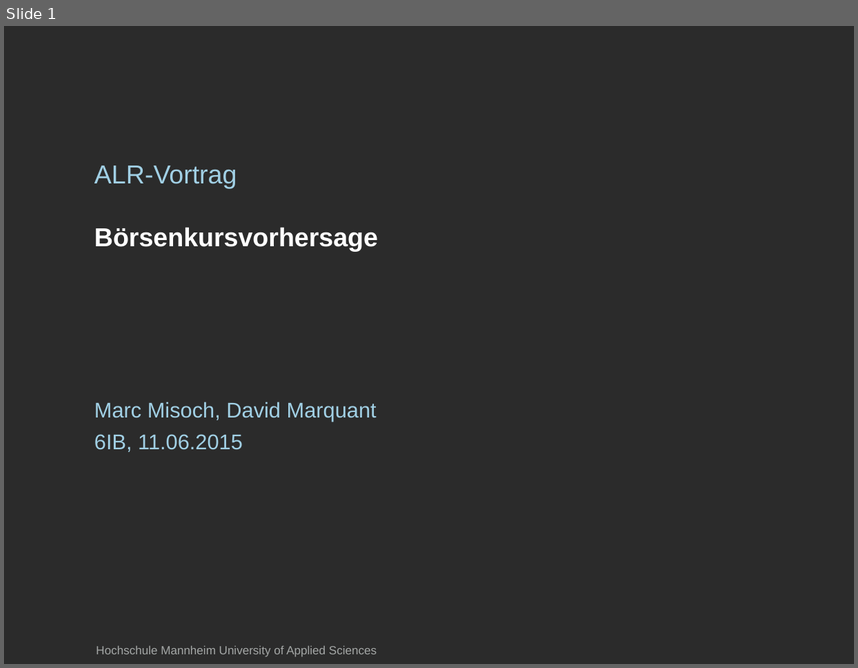
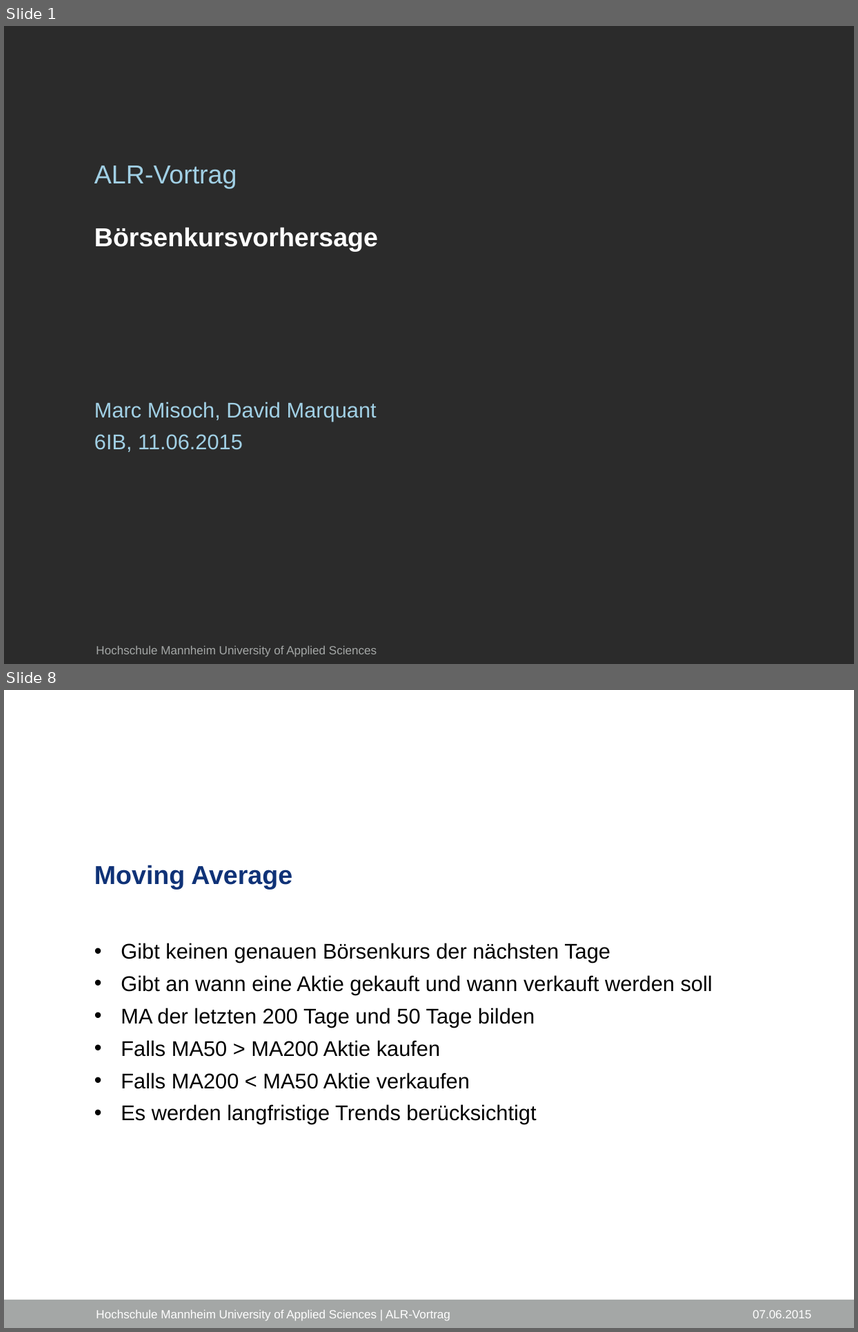
Before and after one commit to SEPSkyware6MM/StockForecast, a slide deck: ALR_Vortrag.pptx. Shown one above the other, each under a label of ours: slide 1 before the commit, slides 1 and 8 after it; the slides between them are not shown. The pictures are 858x668 and 858x1332 pixels, drawn with LibreOffice and Linux fonts; fonts in the diff are those of the drawing; background and template pictures are left out; a plain dark background stands for a picture behind light text. Boxes give left, top, right and bottom in pixels: in the first picture for what was removed or moved away, otherwise in the second. Text is boxed around its words. In the diff, an @@ line names an element or a change of style, - is before the commit and + after.

```diff
--- a/ALR_Vortrag.pptx
+++ b/ALR_Vortrag.pptx
@@ slide 8 added at <box>4,690,854,1328</box>, background #FFFFFF @@
@@ title added at <box>94,865,292,889</box>, 22 pt, text #0F3277, bold @@
+Moving Average
@@ text added at <box>121,943,713,1124</box>, 18 pt, text #000000 @@
+• Gibt keinen genauen Börsenkurs der nächsten Tage
+• Gibt an wann eine Aktie gekauft und wann verkauft werden soll
+• MA der letzten 200 Tage und 50 Tage bilden
+• Falls MA50 > MA200 Aktie kaufen
+• Falls MA200 < MA50 Aktie verkaufen
+• Es werden langfristige Trends berücksichtigt
@@ rectangle added at <box>4,1299,854,1328</box>, fill #A4A7A6 @@
@@ text added at <box>96,1310,450,1321</box>, 10 pt, text #FFFFFF @@
+Hochschule Mannheim University of Applied Sciences | ALR-Vortrag
@@ text added at <box>753,1310,811,1318</box>, 10 pt, text #FFFFFF @@
+07.06.2015
```
Also in this commit, not shown: 6 slides changed, 7 other slides added, 1 other file.
